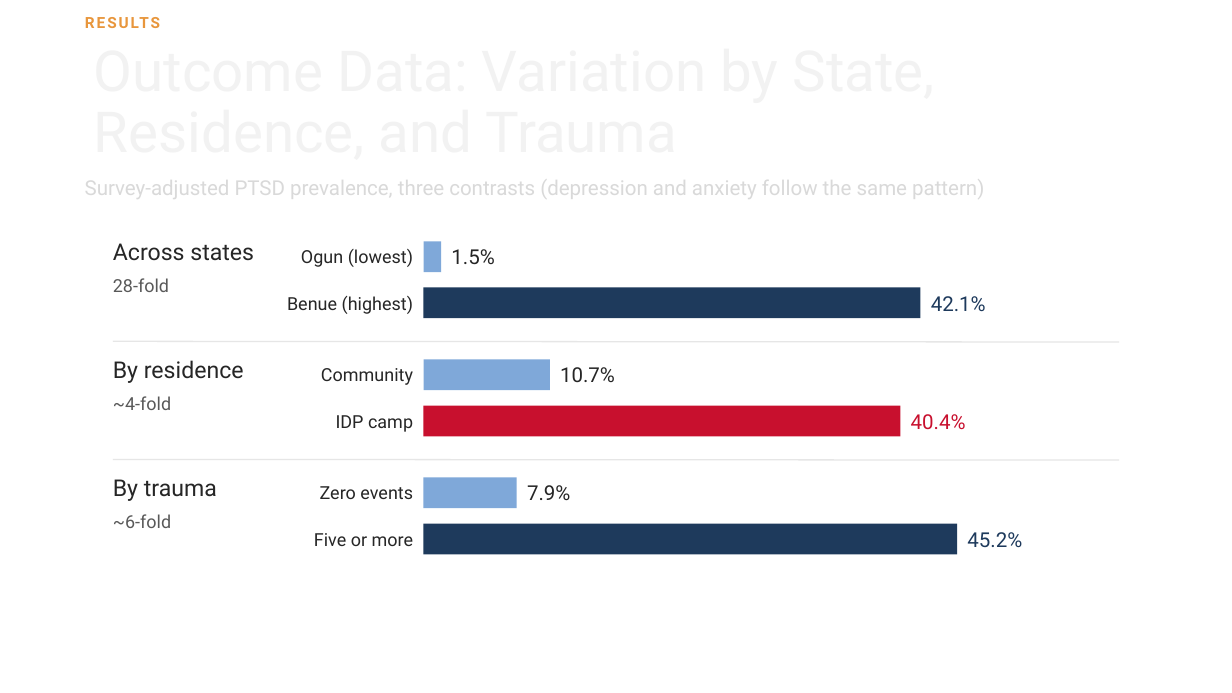
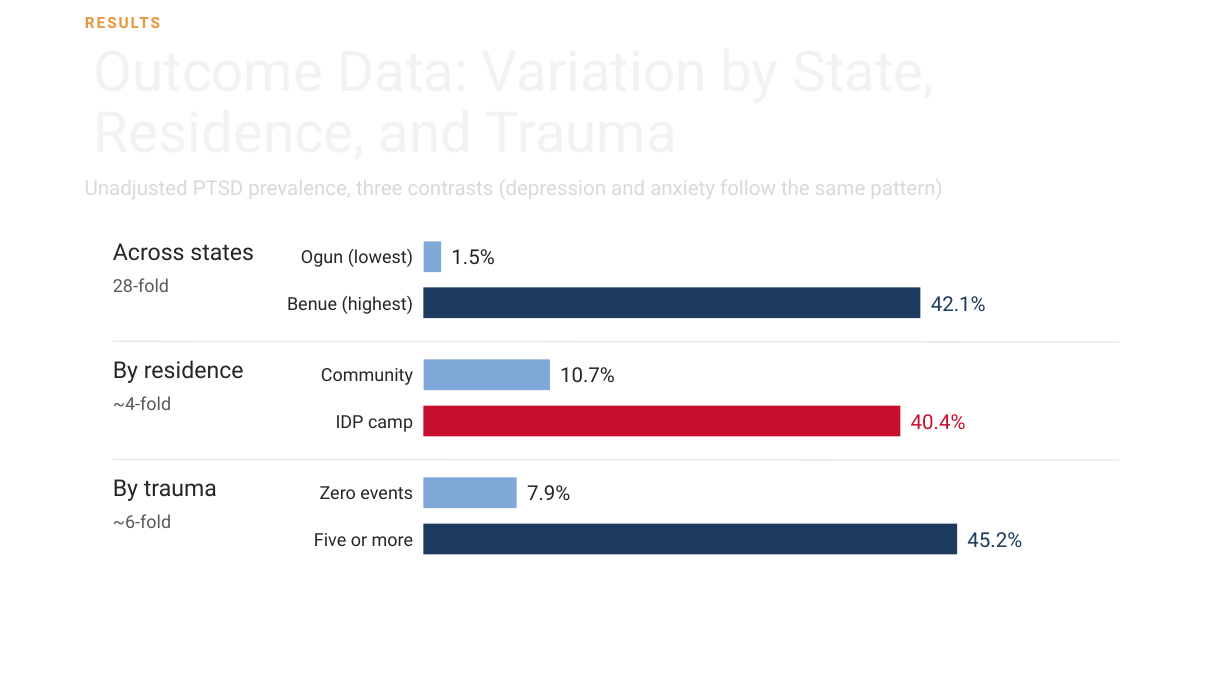
Before and after one commit to MrMoh19/speechify-personal, a slide deck: slide 16 of projects/marvin-stress-trauma/istss_salma_STROBE.pptx. Drawn at 1232x693 pixels with LibreOffice and Linux fonts; fonts in the diff are those of the drawing; background and template pictures are left out. Boxes give left, top, right and bottom in pixels: in the first picture for what was removed or moved away, otherwise in the second. Text is boxed around its words. In the diff, an @@ line names an element or a change of style, - is before the commit and + after.

```diff
--- a/projects/marvin-stress-trauma/istss_salma_STROBE.pptx
+++ b/projects/marvin-stress-trauma/istss_salma_STROBE.pptx
@@ text at [85, 174, 942, 201]: text changed @@
-Survey-adjusted PTSD prevalence, three contrasts (depression and anxiety follow the same pattern)
+Unadjusted PTSD prevalence, three contrasts (depression and anxiety follow the same pattern)
```
Also in this commit, not shown: 2 other slides changed, 5 other files.
